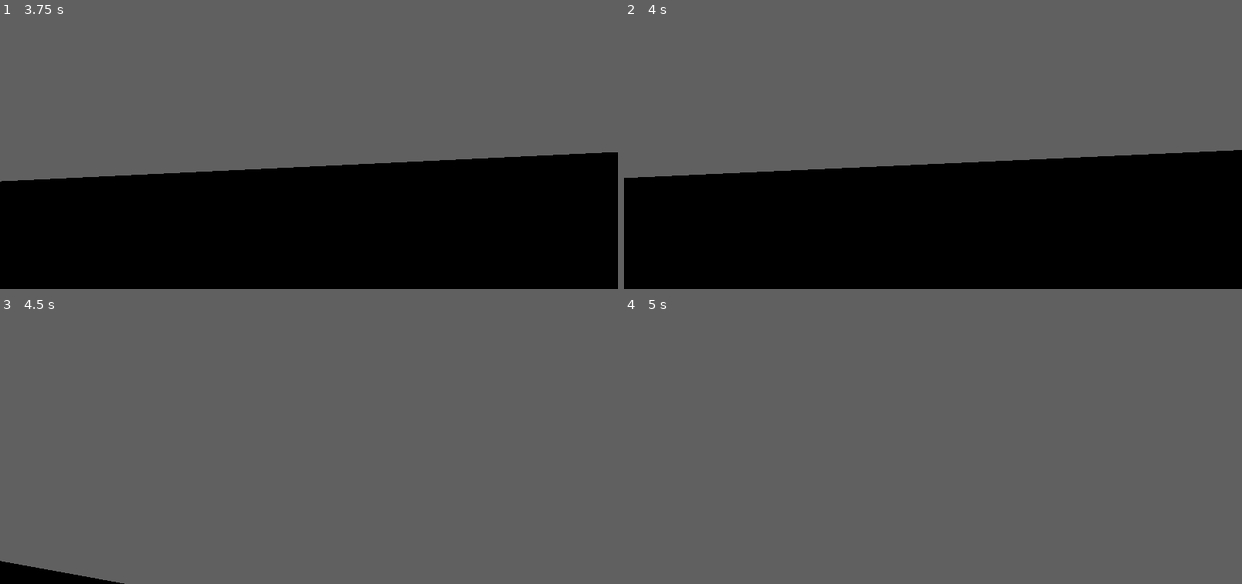
Above: before the commit, frames 1-4 (two rows, left to right).
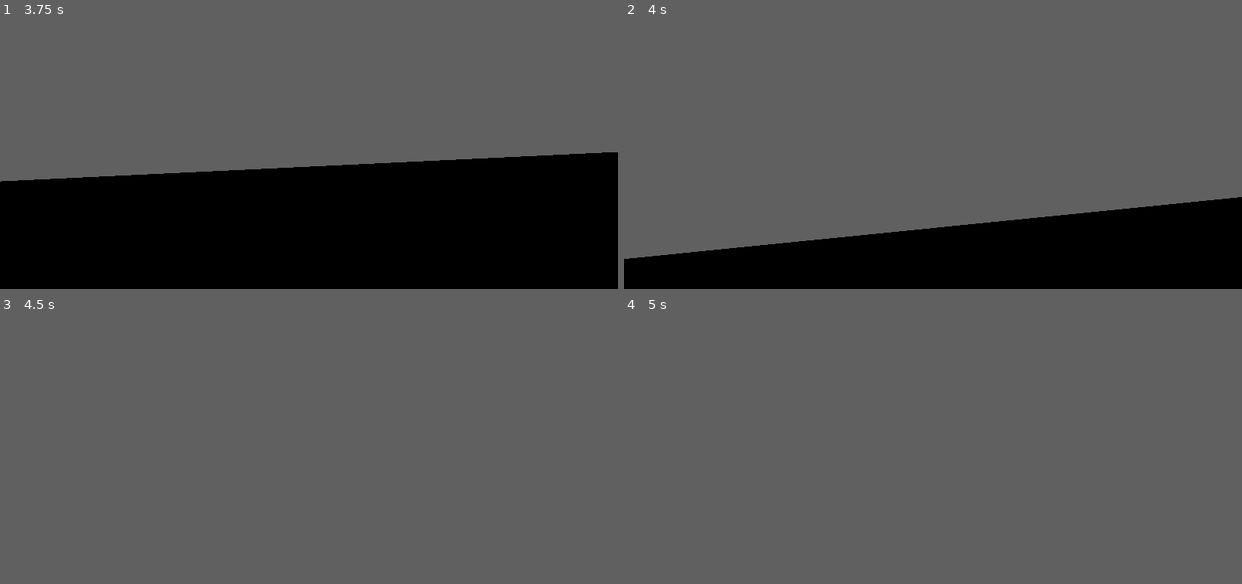
Above: after the commit, the same moments.

Repository: acnbhop/kengd
Game: Godot game, scene res://levels/test_level.tscn
The game is run twice, just before and just after one commit, with the same random seed, the same clock (stepped at 60 frames per second) and the same inputs. The project has no main scene, so this scene is started directly.
Inputs (mouse positions are in pixels of both pictures, inside the frame that each line leads up to):
- Up to frame 1 (3.75 s): tap Enter at 0.5 s; move the mouse to (339, 112) at 0.52 s; hold W (move_forward) from 0.53 s (still down); tap Space (jump) at 0.6, 0.77, 1.07, 1.52, 1.55, 1.82, 2.3, 2.85, 3.02, 3.32 s; move the mouse to (278, 115) at 1.27 s; tap Ctrl (duck) at 1.35 s; move the mouse to (321, 110) at 2.02 s; hold Shift (sprint) 2.03-2.78 s; move the mouse to (302, 120) at 2.77 s; move the mouse to (352, 118) at 3.52 s; hold Ctrl (duck) from 3.53 s (still down)
- Up to frame 2 (4 s): keep holding W (move_forward); keep holding Ctrl (duck); tap Space (jump) at 3.77, 3.8 s
- Up to frame 3 (4.5 s): keep holding W (move_forward); tap Space (jump) at 4.07 s; move the mouse to (259, 405) at 4.27 s; release Ctrl (duck) at 4.28 s; tap Shift (sprint) at 4.35 s
- Up to frame 4 (5 s): keep holding W (move_forward); tap Space (jump) at 4.52, 4.55, 4.82 s

Frame 1 is identical in both runs. In frame 2, 24% of the frame differs, in the area x 0-100%, y 48-89%; in frame 3, 0.9%; in frame 4, nothing differs.

Commit message:
crouch jump in handle_jump

Diff:
--- a/Code/character.gd
+++ b/Code/character.gd
@@ -173,8 +173,11 @@
 
 ## Handles the jump action.
 func handle_jump(p_velocity: Vector3) -> Vector3:
-	if Input.is_action_just_pressed("jump") and is_on_floor() and not b_is_crouching:
-		p_velocity.y = f_jump_force
+	if Input.is_action_just_pressed("jump") and is_on_floor():
+		if b_is_crouching:
+			p_velocity.y = f_crouch_jump_force
+		else:
+			p_velocity.y = f_jump_force
 	return p_velocity
 
 ## Handles horizontal character movement.
